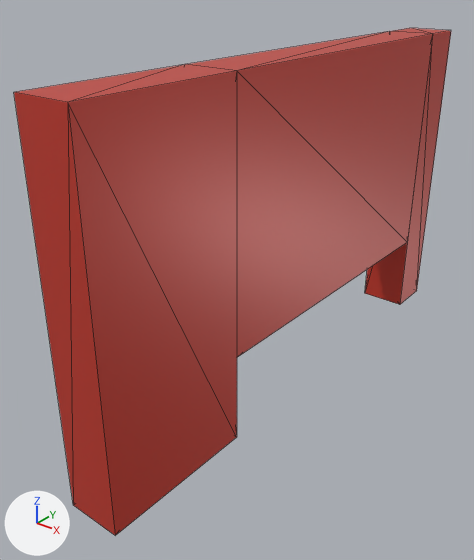
Renders of the glTF model assets/parts/stock/kaze_gt/kaze_gt_fender_left.glb from each side of a commit.
Both versions are drawn from a camera (50 mm lens) standing at (0.684, -0.987, 0.139) and looking at (-0.027, -0.098, -0.412). Lighting does not change. The marker at lower left points along +X, +Y and +Z. The first picture is the older version. Mesh edges are drawn as thin lines. Vertices at exactly the same position are counted once.

Names of what the first picture shows: 'kaze_gt_fender_left'.
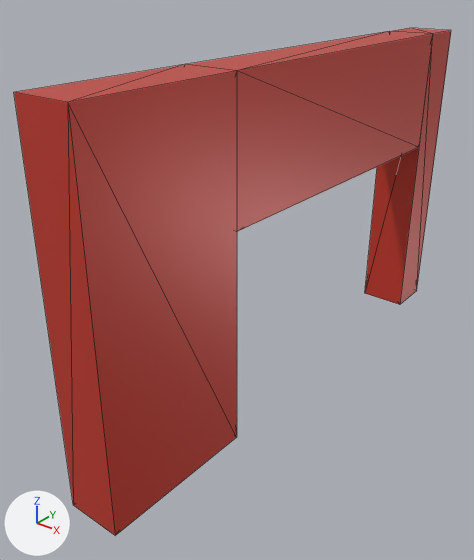
Patch to the scene script:
```diff
--- a/assets/parts/stock/kaze_gt/kaze_gt_fender_left.glb.py
+++ b/assets/parts/stock/kaze_gt/kaze_gt_fender_left.glb.py
@@ me_panel_fender_fl @@
 me_panel_fender_fl.from_pydata(...)  # 20 vertices, 36 faces; spans x -0.02..0.08, y -0.53..0.533, z -0.65..0.0
 # used by ob_kaze_gt_fender_left; location = (0.0, 0.0, 0.0)
 # before: 8 (0.08, 0.433, -0.477) at pixel (407, 242), 10 (0.08, -0.233, -0.477) at pixel (236, 357), 11 (-0.02, -0.233, -0.477), 13 (-0.02, 0.433, -0.477)
+# me_panel_fender_fl part 1
+for i in [8, 10, 11, 13]: me_panel_fender_fl.vertices[i].co += Vector((0.0, 0.0, 0.233))
 me_panel_fender_fl.materials.append(mat_paint)
```

What differs and where, as boxes [x1, y1, x2, y2] in the pictures (474 x 560 px; the box of a moved part takes in the faces that stretch with it):
part 1 of me_panel_fender_fl, moved or reshaped: before [237, 34, 433, 357]; after [237, 34, 433, 231]
